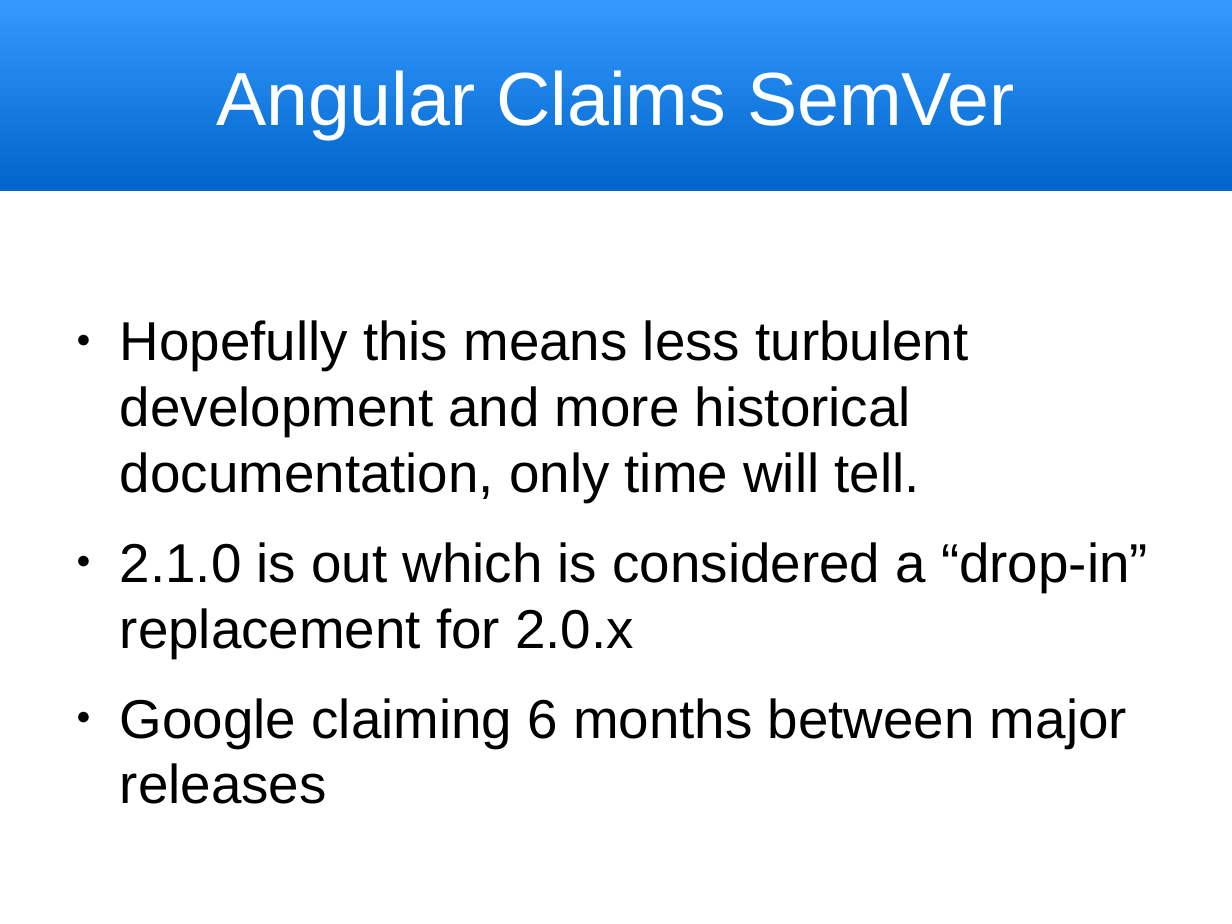
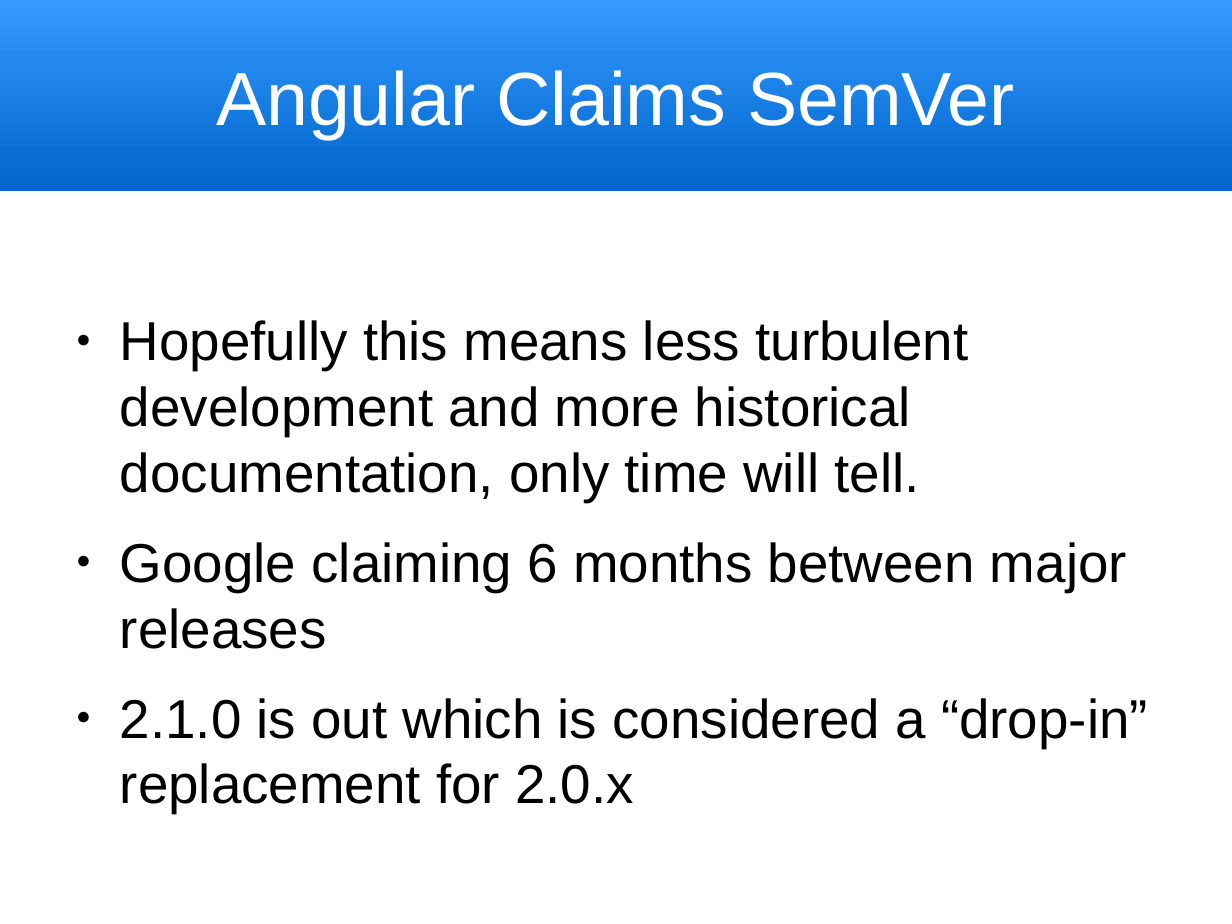
Before and after one commit to trognus/devcon2016, a slide deck: slide 15 of devconNg2.odp. Drawn at 1232x924 pixels with LibreOffice and Linux fonts; fonts in the diff are those of the drawing. Boxes give left, top, right and bottom in pixels: in the first picture for what was removed or moved away, otherwise in the second. Text is boxed around its words. In the diff, an @@ line names an element or a change of style, - is before the commit and + after.

```diff
--- a/devconNg2.odp
+++ b/devconNg2.odp
@@ text at (x1=120, y1=542, x2=1127, y2=649): paragraph added @@
+● Google claiming 6 months between major releases
@@ text at (x1=120, y1=698, x2=1127, y2=804): paragraph removed @@
-● Google claiming 6 months between major releases
```
Also in this commit, not shown: 7 other slides changed, 1 other file.
